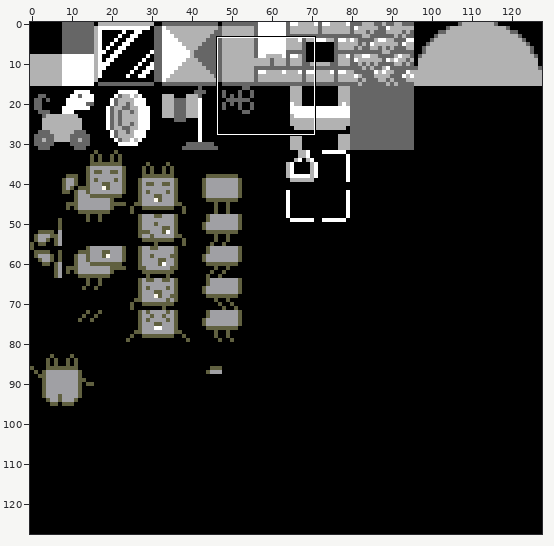
Sprite sheet -- examples/LuciYFer/assets/bg2.png. The picture above shows the old version from afar; the outline marks the close-up.
Close-up. As it was:
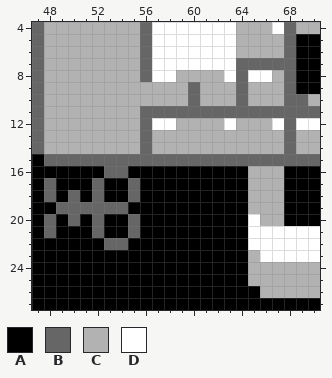
The file is 128x128 pixels. Shown: x 47..70, y 4..27. The commit also changed other parts of the picture, which this record leaves out.
Palette (. is transparent): A #000000  B #666666  C #b2b2b2  D #ffffff
Pixels before, first column x 47:
 4 BCCCCCCCCBDDDDDDDCCCDBCC
 5 BCCCCCCCCBDDDDDDDCCCCBAA
 6 BCCCCCCCCBDDDDDDDCCCCBAA
 7 BCCCCCCCCBDDDDDDDBBBBBAA
 8 BCCCCCCCCBDDCCCCDBDDCBAA
 9 BCCCCCCCCCCCCBCCCBCCCBAA
10 BCCCCCCCCCCCCBCCCBCCCBBC
11 BCCCCCCCCBBBBBBBBBBBBBBB
12 BCCCCCCCCBDDCCCCDCCCDBDD
13 BCCCCCCCCBCCCCCCCCCCCBCC
14 BCCCCCCCCBCCCCCCCCCCCBCC
15 ABBBBBBBBBBBBBBBBBBBBBBB
16 AAAAAABBAAAAAAAAAACCCAAA
17 ABAAABAABAAAAAAAAACCCAAA
18 ABABABAABAAAAAAAAACCCAAA
19 AABBBBBBAAAAAAAAAACCCAAA
20 ABABABAABAAAAAAAAADCCAAA
21 ABAAABAABAAAAAAAAADDDDDD
22 AAAAAABBAAAAAAAAAADDDDDD
23 AAAAAAAAAAAAAAAAAACDDDDD
24 AAAAAAAAAAAAAAAAAACCCCCC
25 AAAAAAAAAAAAAAAAAACCCCCC
26 AAAAAAAAAAAAAAAAAAACCCCC
27 AAAAAAAAAAAAAAAAAAAAAAAA
New version:
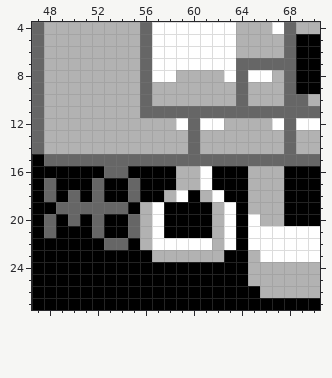
Changes in this commit:
Colour C becomes colour B in rows 9 to 10 at x 56; in rows 12 to 14 at x 60.
Colour A becomes colour C in rows 16 to 17 at x 59 to 60; in row 18 at x 58 and 61; in rows 19 to 22 at x 56 and 62; in row 23 at x 57 to 62.
Colour B becomes colour C in rows 9 to 10 at x 60; in rows 12 to 14 at x 56.
Colour D becomes colour C in row 12 at x 57 to 58 and 63.
Colour A becomes colour D in rows 16 to 17 at x 61; in row 18 at x 59 and 62; in rows 19 to 21 at x 57 and 63; in row 22 at x 57 to 61 and 63.
Colour C becomes colour D in row 12 at x 59 and 61 to 62.
Where, in picture pixels (left, top, right, bottom), the same in both close-ups:
changed: (140, 82, 236, 262)
